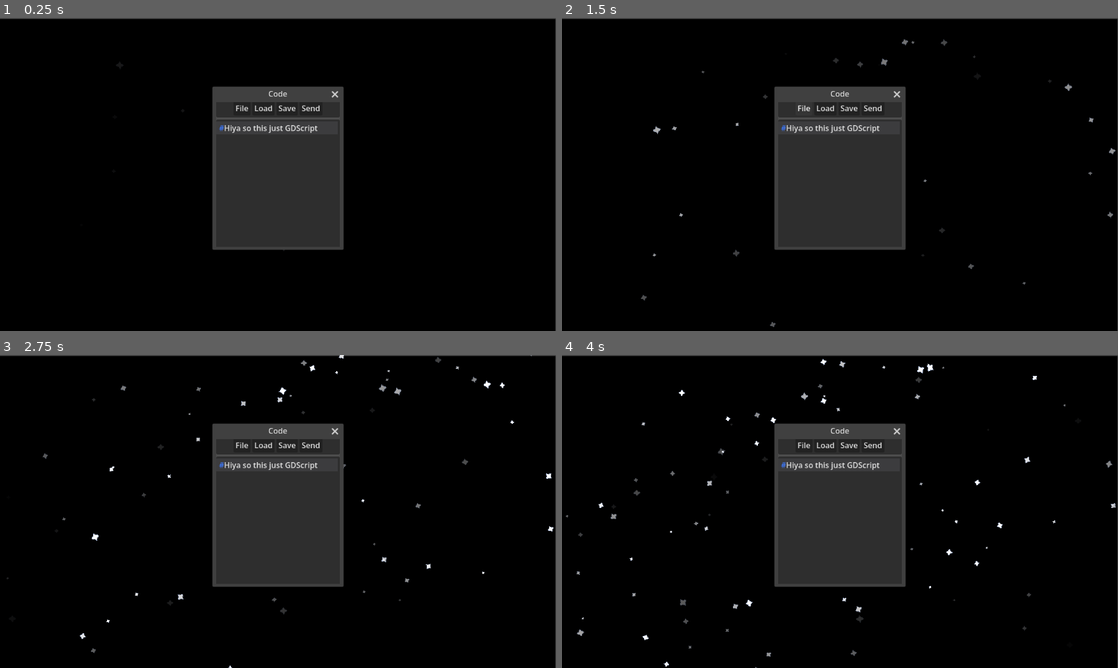
Above: before the commit, frames 1-4 (two rows, left to right).
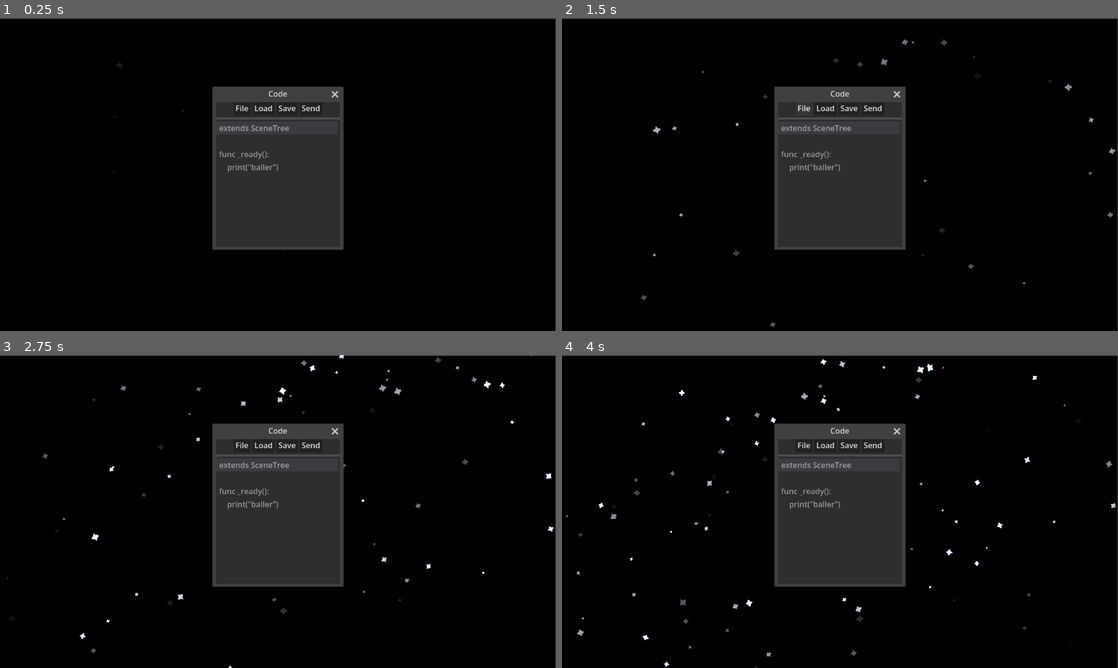
Above: after the commit, the same moments.

Repository: Yaszu-Mage/Voidbound
Game: Godot game, scene res://scenes/ui.tscn
Two runs of this game, one before a commit and one after it. Both use one fixed random seed, a clock stepped at 60 frames per second and the inputs below. Before the commit the project has no main scene; this scene is started directly in both runs.
Inputs (mouse positions are in pixels of both pictures, inside the frame that each line leads up to):
- Up to frame 1 (0.25 s): no input
- Up to frame 2 (1.5 s): click "Send" at 0.5 s; click "File" at 1.25 s
- Up to frame 3 (2.75 s): tap Enter (ui_accept) at 2, 2.27 s; move the mouse to (400, 495) at 2.02 s; hold D (right) from 2.03 s (still down); tap Alt at 2.1 s; click (400, 495) at 2.17 s
- Up to frame 4 (4 s): move the mouse to (728, 527) at 2.77 s; release D (right) at 2.78 s; hold S (back) 2.78-3.53 s; tap Shift at 2.85 s; tap Enter (ui_accept) at 3.02 s; move the mouse to (895, 442) at 3.52 s; hold D (right) from 3.53 s (still down); tap Alt at 3.6 s

The runs differ from the first frame. In frame 1, 0.4% of the frame differs, in the area x 39-58%, y 34-50%; in frame 2, 0.4%; in frame 3, 0.4%; in frame 4, 0.4%.

Commit message:
Actually did some goated stuff and made the docker container actually work

Diff:
--- a/client/godotandwater/project.godot
+++ b/client/godotandwater/project.godot
@@ -11,6 +11,7 @@
 [application]
 
 config/name="Voidbound"
+run/main_scene="uid://cv1fwtvtd0bfq"
 config/features=PackedStringArray("4.7", "GL Compatibility")
 config/icon="res://icon.svg"
 
--- a/client/godotandwater/scenes/ui.tscn
+++ b/client/godotandwater/scenes/ui.tscn
@@ -100,7 +100,7 @@
 layout_mode = 2
 text = "Save"
 
-[node name="Button" type="Button" parent="Window/Control/Codebox/Panel/MarginContainer/CenterContainer/HBoxContainer" unique_id=701851062]
+[node name="send" type="Button" parent="Window/Control/Codebox/Panel/MarginContainer/CenterContainer/HBoxContainer" unique_id=701851062]
 layout_mode = 2
 text = "Send"
 
@@ -108,9 +108,10 @@
 custom_minimum_size = Vector2(256, 270)
 layout_mode = 2
 theme = SubResource("Theme_xlq6p")
-text = "#Hiya so this just GDScript"
-placeholder_text = "func baller():
-	pass"
+placeholder_text = "extends SceneTree
+
+func _ready():
+	print(\"baller\")"
 backspace_deletes_composite_character_enabled = true
 wrap_mode = 1
 indent_wrapped_lines = true
--- a/client/godotandwater/scripts/ui.gd
+++ b/client/godotandwater/scripts/ui.gd
@@ -9,6 +9,7 @@
 var worldPreload = preload("res://scenes/baseWorld.tscn")
 
 func _ready() -> void:
+	print("wtf")
 	window.popup()
 	center_camera_on_control()
 	begin.pressed.connect(specialAddressAsk)
--- a/client/godotandwater/scripts/world.gd
+++ b/client/godotandwater/scripts/world.gd
@@ -3,6 +3,9 @@
 
 @export var websocketUrl = "ws://localhost:8081"
 
+
+@onready var sendButton : Button = $"../../../Window/Control/Codebox/Panel/MarginContainer/CenterContainer/HBoxContainer/send"
+@onready var codeEditor : CodeEdit = $"../../../Window/Control/Codebox/CodeEdit"
 @export var shell = preload("res://scenes/shellPlayer.tscn")
 var socket = WebSocketPeer.new()
 @onready var player = $player
@@ -23,12 +26,17 @@
 	else:
 		push_error("Unable to connect.")
 		set_process(false)
+	sendButton.pressed.connect(sendCode)
 
+
+func sendCode():
+	var code = codeEditor.text
+	var sentCode = {"type" : "CODE", "code" : code}
+	send_json(sentCode)
 
 # Called every frame. 'delta' is the elapsed time since the previous frame.
 func _process(delta: float) -> void:
 	socket.poll()
-
 	var state := socket.get_ready_state()
 	if state == WebSocketPeer.STATE_OPEN:
 		while socket.get_available_packet_count() > 0:
@@ -48,6 +56,8 @@
 						_handle_array(data)
 		var update = {"type" : "UPDATE","x" : player.global_position.x, "y" : player.global_position.y, "z" : player.global_position.z}
 		send_json(update)
+	else:
+		var err = socket.connect_to_url(websocketUrl)
 
 func _handle_array(data : Array) -> void:
 	for entry in data:
@@ -82,8 +92,8 @@
 				var shellInstance = shell.instantiate()
 				shellInstance.name = data["uuid"]
 				add_child(shellInstance)
-
 			print(data)
-
+		"CODE-OUTPUT":
+			print(data)
 		_:
 			print("Unknown message type: ", data["type"])
Not shown, changed: server/.gradle/9.6.0/checksums/checksums.lock
Not shown, changed: server/.gradle/9.6.0/executionHistory/executionHistory.lock
Not shown, changed: server/.gradle/9.6.0/fileHashes/fileHashes.lock
Not shown, changed: server/.gradle/buildOutputCleanup/buildOutputCleanup.lock
Not shown, changed: server/.gradle/file-system.probe
Not shown, changed: server/build/classes/java/main/org/starSlayer/sandbox$1.class
Not shown, changed: server/build/classes/java/main/org/starSlayer/sandbox.class
Not shown, changed: server/build/classes/java/main/org/starSlayer/webSocketServer$MessageType.class
Not shown, changed: server/build/classes/java/main/org/starSlayer/webSocketServer.class
Not shown, added: server/build/tmp/compileJava/compileTransaction/stash-dir/Main.class.uniqueId2
Not shown, removed: server/build/tmp/compileJava/compileTransaction/stash-dir/sandboxe$1.class.uniqueId1
Not shown, removed: server/build/tmp/compileJava/compileTransaction/stash-dir/sandboxe.class.uniqueId0
(and 6 more such lines)
